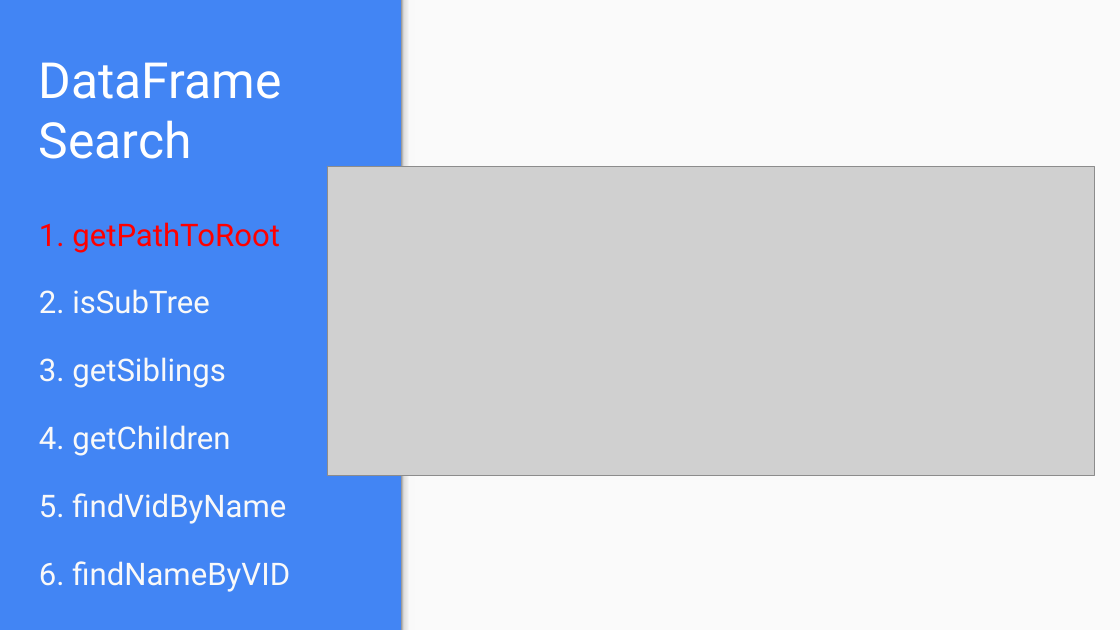
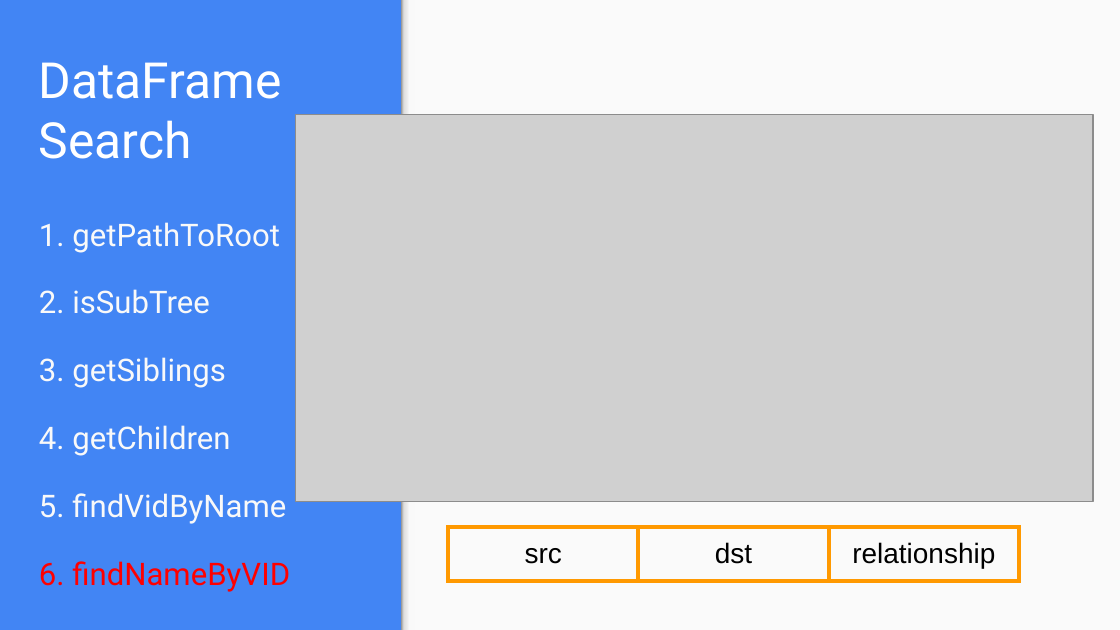
Before and after one commit to Houzl/CSYE7200FinalProject, a slide deck: slide 22 of CSYE7200 Scala Final Presentation Slides.pptx (slide 17 before the commit). Drawn at 1120x630 pixels with LibreOffice and Linux fonts; fonts in the diff are those of the drawing; grey boxes stand for pictures. Boxes give left, top, right and bottom in pixels: in the first picture for what was removed or moved away, otherwise in the second. Text is boxed around its words. In the diff, an @@ line names an element or a change of style, - is before the commit and + after.

```diff
--- a/CSYE7200 Scala Final Presentation Slides.pptx
+++ b/CSYE7200 Scala Final Presentation Slides.pptx
@@ picture: place and size @@
-picture at (327,166,1094,475)
+picture at (296,114,1093,502)
@@ text at (39,222,290,592): text colour #FF0000 to #F9F9F9 in "1. getPathToRoot"; text colour #F9F9F9 to #FF0000 in "6. findNameByVID" @@
@@ table added at (448,528,1019,584), 1 rows, 3 columns @@
+src | dst | relationship
```
Also in this commit, not shown: 17 other slides changed, 1 slide added.
